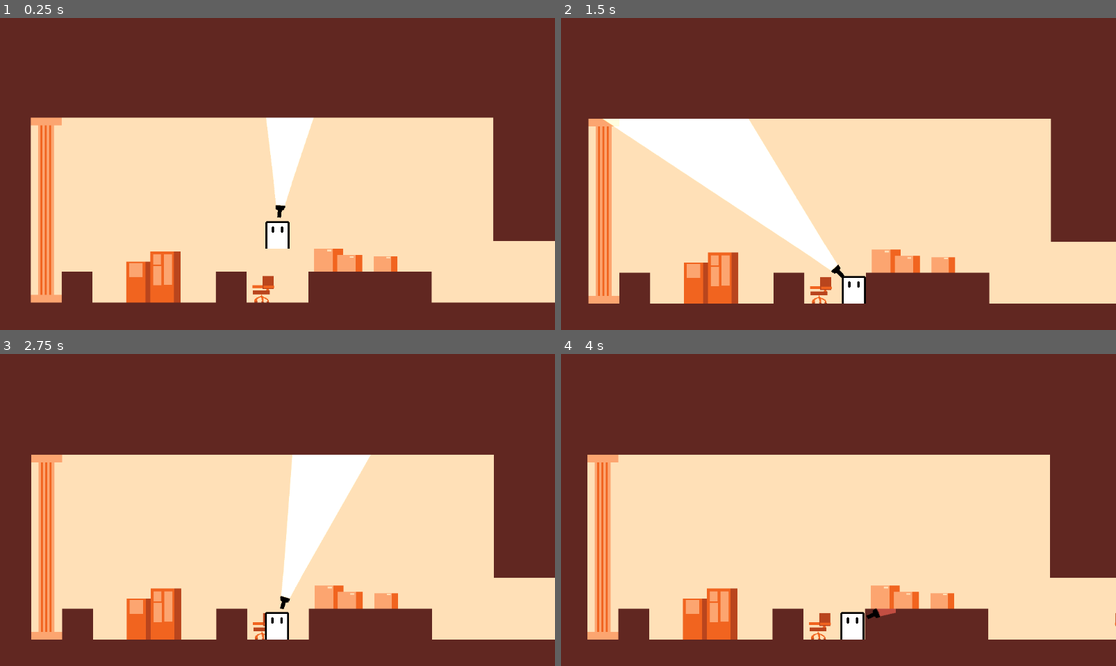
Above: before the commit, frames 1-4 (two rows, left to right).
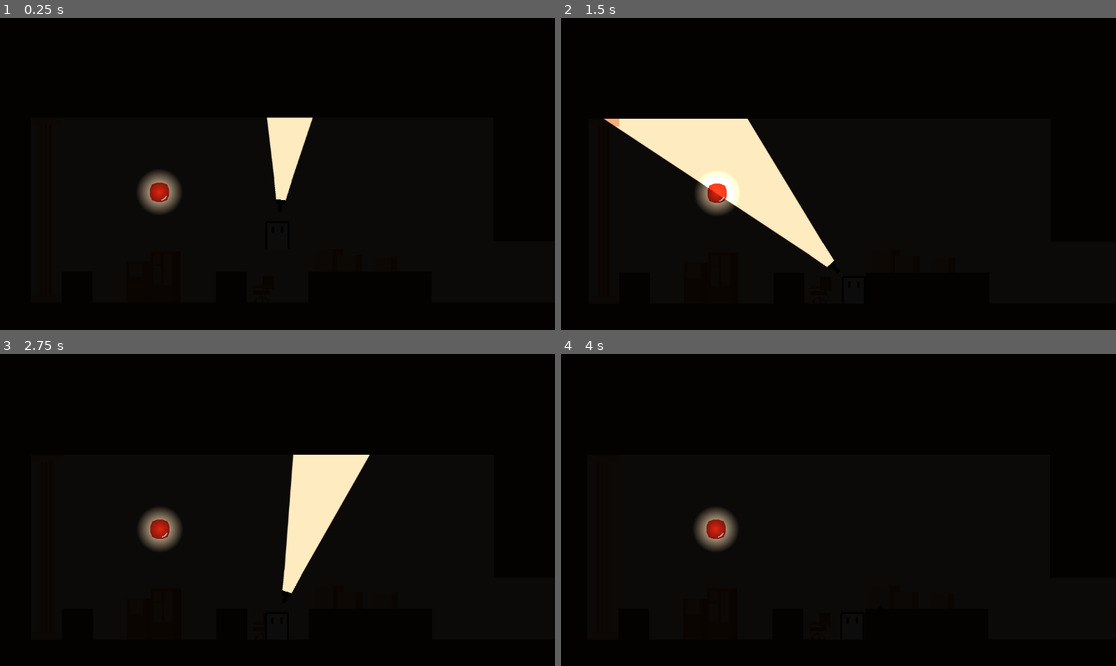
Above: after the commit, the same moments.

Repository: KamaUnik/light-out
Game: Godot game, scene res://scenes/prototypelevel.tscn
Same seed, same stepped clock (60 frames per second), same inputs: the game is played once before the commit and once after it. The engine's default icon, where the game draws it, is replaced by a stand-in: a white triangle on a blue panel in a dark square.
Inputs (mouse positions are in pixels of both pictures, inside the frame that each line leads up to):
- Up to frame 1 (0.25 s): no input
- Up to frame 2 (1.5 s): move the mouse to (960, 158) at 0.52 s; tap A (a) at 0.6 s; tap D (d) at 0.8, 1.35 s; move the mouse to (727, 189) at 1.27 s
- Up to frame 3 (2.75 s): tap F (f, bound only after the commit) at 1.55, 2.1 s; move the mouse to (333, 441) at 2.02 s; tap A (a) at 2.3 s
- Up to frame 4 (4 s): move the mouse to (810, 572) at 2.77 s; tap A (a) at 2.85 s; tap D (d) at 3.05, 3.6 s; move the mouse to (1005, 556) at 3.52 s; tap F (f, bound only after the commit) at 3.8 s

The runs differ from the first frame. In frame 1, 100% of the frame differs, in the area x 0-100%, y 0-100%; in frame 2, 100%; in frame 3, 100%; in frame 4, 100%.

Commit message:
LIGHT SENSOR
IT FINALLY WORKED

Diff:
--- /dev/null
+++ b/conevision_2d.tscn
@@ -0,0 +1,3 @@
+[gd_scene format=3 uid="uid://dv6ws043cov0b"]
+
+[node name="conevision2D" type="Node2D"]
--- a/project.godot
+++ b/project.godot
@@ -42,6 +42,16 @@
 "events": [Object(InputEventKey,"resource_local_to_scene":false,"resource_name":"","device":-1,"window_id":0,"alt_press …(192 unchanged characters)…
 ]
 }
+f={
+"deadzone": 0.2,
+"events": [Object(InputEventKey,"resource_local_to_scene":false,"resource_name":"","device":-1,"window_id":0,"alt_pressed":false,"shift_pressed":false,"ctrl_pressed":false,"meta_pressed":false,"pressed":false,"keycode":0,"physical_keycode":70,"key_label":0,"unicode":102,"location":0,"echo":false,"script":null)
+]
+}
+p={
+"deadzone": 0.2,
+"events": [Object(InputEventKey,"resource_local_to_scene":false,"resource_name":"","device":-1,"window_id":0,"alt_pressed":false,"shift_pressed":false,"ctrl_pressed":false,"meta_pressed":false,"pressed":false,"keycode":0,"physical_keycode":80,"key_label":0,"unicode":112,"location":0,"echo":false,"script":null)
+]
+}
 
 [physics]
 
--- a/scenes/flashlight.tscn
+++ b/scenes/flashlight.tscn
@@ -1,10 +1,12 @@
-[gd_scene load_steps=4 format=3 uid="uid://b8lriabaejf1a"]
+[gd_scene load_steps=5 format=3 uid="uid://b8lriabaejf1a"]
 
 [ext_resource type="Texture2D" uid="uid://tddiw22slnwh" path="res://icon.svg" id="1_bh8a8"]
+[ext_resource type="Script" uid="uid://cki1j8wne06a8" path="res://script/flashlight.gd" id="1_bis5n"]
 [ext_resource type="Texture2D" uid="uid://8hs5iluh6v0a" path="res://asset/sprites/Flashlight.png" id="1_lkaa1"]
 [ext_resource type="Texture2D" uid="uid://dr8iesg05qwch" path="res://asset/sprites/light3.png" id="2_0ywi5"]
 
 [node name="Flashlight" type="Node2D"]
+script = ExtResource("1_bis5n")
 
 [node name="Temp" type="Sprite2D" parent="."]
 visible = false
@@ -12,24 +14,23 @@
 texture = ExtResource("1_bh8a8")
 
 [node name="Sprite2D" type="Sprite2D" parent="."]
+position = Vector2(12, -0.0368042)
 texture = ExtResource("1_lkaa1")
 
-[node name="RayGroup" type="Node2D" parent="."]
-
-[node name="RayCast2D" type="RayCast2D" parent="RayGroup"]
-target_position = Vector2(171, 0)
-
-[node name="RayCast2D2" type="RayCast2D" parent="RayGroup"]
-target_position = Vector2(305, -232)
-
 [node name="PointLight2D" type="PointLight2D" parent="."]
-position = Vector2(16, 0)
+position = Vector2(20, -0.0368042)
 scale = Vector2(1.03, 0.8632106)
 shadow_enabled = true
 texture = ExtResource("2_0ywi5")
-offset = Vector2(588.2, 0)
+offset = Vector2(589.995, 0)
 
-[node name="Area2D" type="Area2D" parent="."]
+[node name="VisionCone" type="Area2D" parent="."]
+collision_layer = 2
+collision_mask = 2
 
-[node name="CollisionPolygon2D" type="CollisionPolygon2D" parent="Area2D"]
+[node name="VisionCollider" type="CollisionPolygon2D" parent="VisionCone"]
+position = Vector2(6, 0)
 polygon = PackedVector2Array(8, -8, 1080, -248, 1160, -160, 1200, 0, 1160, 160, 1080, 248, 8, 8)
+
+[connection signal="body_entered" from="VisionCone" to="." method="_on_vision_cone_body_entered"]
+[connection signal="body_exited" from="VisionCone" to="." method="_on_vision_cone_body_exited"]
--- /dev/null
+++ b/scenes/light_sensor.tscn
@@ -0,0 +1,69 @@
+[gd_scene load_steps=10 format=3 uid="uid://bkurry01veixc"]
+
+[ext_resource type="Texture2D" uid="uid://tddiw22slnwh" path="res://icon.svg" id="1_e7mlb"]
+[ext_resource type="Texture2D" uid="uid://cuioweqs0fw1x" path="res://asset/sprites/Sensor_light-Sheet.png" id="1_ga1qv"]
+[ext_resource type="Script" uid="uid://di5es4vuwa7t0" path="res://script/light_sensor.gd" id="1_n5q3h"]
+
+[sub_resource type="AtlasTexture" id="AtlasTexture_e7mlb"]
+atlas = ExtResource("1_ga1qv")
+region = Rect2(64, 0, 64, 64)
+
+[sub_resource type="AtlasTexture" id="AtlasTexture_n5q3h"]
+atlas = ExtResource("1_ga1qv")
+region = Rect2(0, 0, 64, 64)
+
+[sub_resource type="SpriteFrames" id="SpriteFrames_gpgeq"]
+animations = [{
+"frames": [{
+"duration": 1.0,
+"texture": SubResource("AtlasTexture_e7mlb")
+}],
+"loop": true,
+"name": &"Activate",
+"speed": 5.0
+}, {
+"frames": [{
+"duration": 1.0,
+"texture": SubResource("AtlasTexture_n5q3h")
+}],
+"loop": true,
+"name": &"Deactivate",
+"speed": 5.0
+}]
+
+[sub_resource type="Gradient" id="Gradient_n5q3h"]
+offsets = PackedFloat32Array(0, 0.69908816)
+colors = PackedColorArray(1, 1, 1, 1, 0, 0, 0, 1)
+
+[sub_resource type="GradientTexture2D" id="GradientTexture2D_gpgeq"]
+gradient = SubResource("Gradient_n5q3h")
+width = 100
+height = 100
+fill = 1
+fill_from = Vector2(0.5, 0.5)
+
+[sub_resource type="CircleShape2D" id="CircleShape2D_e7mlb"]
+
+[node name="LightSensor" type="CharacterBody2D"]
+collision_layer = 2
+collision_mask = 2
+script = ExtResource("1_n5q3h")
+
+[node name="temp" type="Sprite2D" parent="."]
+visible = false
+texture = ExtResource("1_e7mlb")
+
+[node name="Sprite2D" type="AnimatedSprite2D" parent="."]
+sprite_frames = SubResource("SpriteFrames_gpgeq")
+animation = &"Activate"
+autoplay = "Deactivate"
+
+[node name="RayCast2D" type="RayCast2D" parent="."]
+target_position = Vector2(16, 0)
+
+[node name="PointLight2D" type="PointLight2D" parent="."]
+shadow_enabled = true
+texture = SubResource("GradientTexture2D_gpgeq")
+
+[node name="CollisionShape2D" type="CollisionShape2D" parent="."]
+shape = SubResource("CircleShape2D_e7mlb")
--- a/scenes/prototypelevel.tscn
+++ b/scenes/prototypelevel.tscn
@@ -1,7 +1,8 @@
-[gd_scene load_steps=13 format=4 uid="uid://bs7x4pygni6fn"]
+[gd_scene load_steps=14 format=4 uid="uid://bs7x4pygni6fn"]
 
 [ext_resource type="PackedScene" uid="uid://bvpthgtsv2mvk" path="res://scenes/player.tscn" id="1_jxkde"]
 [ext_resource type="Texture2D" uid="uid://bs64j1upe18e1" path="res://asset/Tiles/GridPrototype.png" id="2_2eio2"]
+[ext_resource type="PackedScene" uid="uid://bkurry01veixc" path="res://scenes/light_sensor.tscn" id="3_ckgwo"]
 
 [sub_resource type="PhysicsMaterial" id="PhysicsMaterial_2eio2"]
 
@@ -87,7 +88,7 @@
 tile_set = SubResource("TileSet_m5lii")
 
 [node name="Ground" type="TileMapLayer" parent="TileMapSet"]
-tile_map_data = PackedByteArray("AAD4/wQAAAAAAAAAAAD5/wQAAAA …(13664 unchanged characters)… AAAAAAAAEAPz/AAAAAAAAAAAFAPr/AAAAAAAAAAA=")
+tile_map_data = PackedByteArray("AAD4/wQAAAAAAAAAAAD5/wQAAAA …(13664 unchanged characters)… AAAAAAAAEAPz/AAAAAAAAAAAFAPr/AAAAAAAAAAAmAP7/AAAAAAAAAAAmAP//AAAAAAAAAAAmAAAAAAAAAAAAAAAlAP7/AAAAAAAAAAAlAP//AAAAAAAAAAAlAAAAAAAAAAAAAAA=")
 tile_set = SubResource("TileSet_m5lii")
 
 [node name="RoomManager" type="Node2D" parent="."]
@@ -123,3 +124,20 @@
 shape = SubResource("RectangleShape2D_m5lii")
 
 [node name="Player" parent="." instance=ExtResource("1_jxkde")]
+
+[node name="Darkness" type="CanvasModulate" parent="."]
+color = Color(0.04755766, 0.047557645, 0.047557645, 1)
+
+[node name="sensor group" type="Node2D" parent="."]
+position = Vector2(-245, 27)
+
+[node name="LightSensor" parent="sensor group" instance=ExtResource("3_ckgwo")]
+debugname = "Light1"
+
+[node name="LightSensor2" parent="sensor group" instance=ExtResource("3_ckgwo")]
+position = Vector2(2274, -105)
+debugname = "Light2"
+
+[node name="LightSensor3" parent="sensor group" instance=ExtResource("3_ckgwo")]
+position = Vector2(2819, -94)
+debugname = "Light3"
--- /dev/null
+++ b/script/flashlight.gd
@@ -0,0 +1,26 @@
+extends Node2D
+
+
+# Called when the node enters the scene tree for the first time.
+#func _ready() -> void:
+	#pass # Replace with function body.
+#
+
+func toggle_light():
+	var light = $PointLight2D
+	var detect = $VisionCone
+	if Input.is_action_just_pressed("f"):
+		light.enabled = not light.enabled
+		detect.monitoring = not detect.monitoring
+# Called every frame. 'delta' is the elapsed time since the previous frame.
+func _process(delta: float) -> void:
+	toggle_light()
+
+
+func _on_vision_cone_body_entered(body: Node2D) -> void:
+	var origin = $"."
+	body.enter_zone(origin)
+
+func _on_vision_cone_body_exited(body: Node2D) -> void:
+	var origin = $"."
+	body.exit_zone(origin)
--- /dev/null
+++ b/script/light_sensor.gd
@@ -0,0 +1,49 @@
+extends CharacterBody2D
+class_name lightsensor
+
+@export var debugname = "Test"
+var target: Node2D
+var original_pos: Vector2
+var activate:bool = false
+var in_area:bool
+
+func _ready() -> void:
+	var ray = $RayCast2D
+	original_pos = ray.get_target_position()
+
+func _process(delta: float) -> void:
+	update_target_pos()
+	check_light()
+	light_debug()
+
+func update_target_pos():
+	var ray = $RayCast2D
+	if(target != null):
+		ray.set_target_position(ray.to_local(target.get_global_position()))
+	else:
+		ray.set_target_position(original_pos)
+
+func enter_zone(origin: Node2D):
+	if(target ==null):
+		target = origin
+		in_area=true
+
+func exit_zone(origin: Node2D):
+	if(origin ==target):
+		target=null
+		activate=false
+		in_area=false
+
+func check_light():
+	var ray = $RayCast2D
+	if(not ray.is_colliding() and in_area):
+		activate=true
+	else:
+		activate=false
+
+func light_debug():
+	var sprite = $Sprite2D
+	if(activate):
+		sprite.play("Activate")
+	else:
+		sprite.play("Deactivate")
Not shown, added: addons/vision_cone_2d/cone_editor_helper.gd
Not shown, added: addons/vision_cone_2d/cone_editor_helper.gd.uid
Not shown, added: addons/vision_cone_2d/examples/enemy.gd
Not shown, added: addons/vision_cone_2d/examples/enemy.gd.uid
Not shown, added: addons/vision_cone_2d/examples/enemy.tscn
Not shown, added: addons/vision_cone_2d/examples/example.tscn
Not shown, added: addons/vision_cone_2d/examples/player_movement.gd
Not shown, added: addons/vision_cone_2d/examples/player_movement.gd.uid
Not shown, added: addons/vision_cone_2d/examples/wall.tscn
Binary file added: addons/vision_cone_2d/icon.png
Not shown, added: addons/vision_cone_2d/icon.png.import
Not shown, added: addons/vision_cone_2d/plugin.cfg
(and 13 more such lines)
